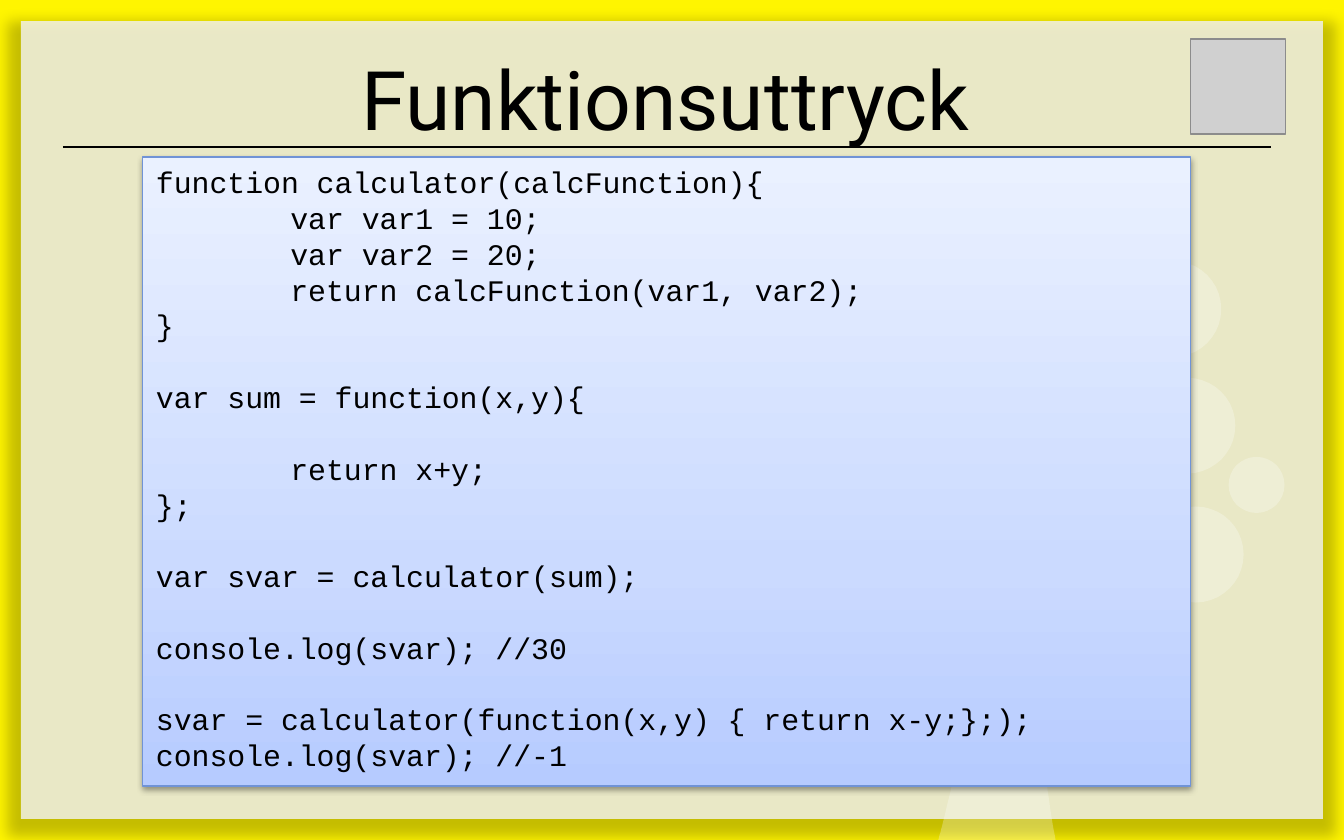
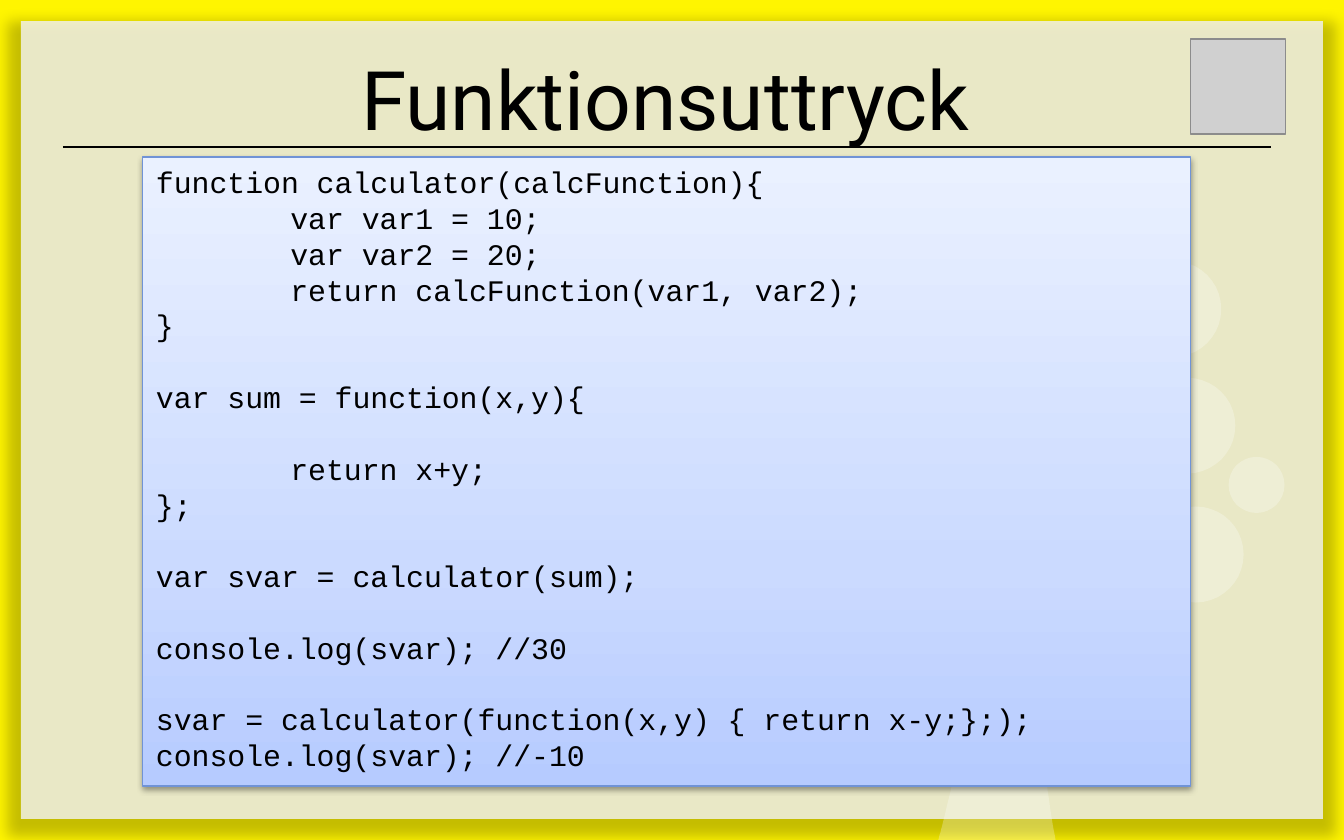
Before and after one commit to ed222an/Kursmaterial-JavaScript, a slide deck: slide 9 of lectures/E03-Funktioner/E03 - Funktioner.pptx (slide 8 before the commit). Drawn at 1344x840 pixels with LibreOffice and Linux fonts; fonts in the diff are those of the drawing; grey boxes stand for pictures. Boxes give left, top, right and bottom in pixels: in the first picture for what was removed or moved away, otherwise in the second. Text is boxed around its words. In the diff, an @@ line names an element or a change of style, - is before the commit and + after.

```diff
--- a/lectures/E03-Funktioner/E03 - Funktioner.pptx
+++ b/lectures/E03-Funktioner/E03 - Funktioner.pptx
@@ text in rectangle at box(156, 745, 584, 773): text changed @@
-console.log(svar); //-1
+console.log(svar); //-10
```
Also in this commit, not shown: 2 slides added.
